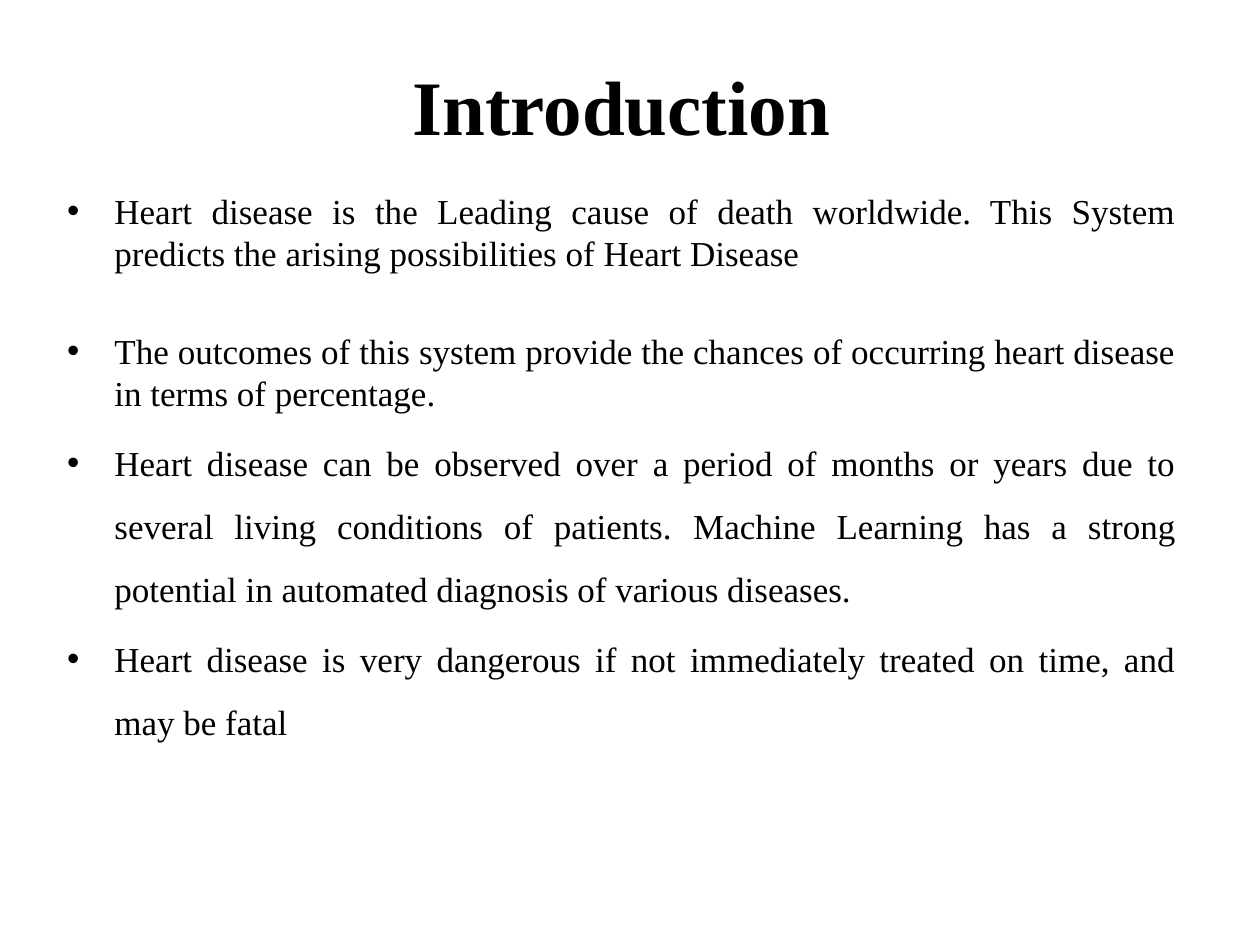
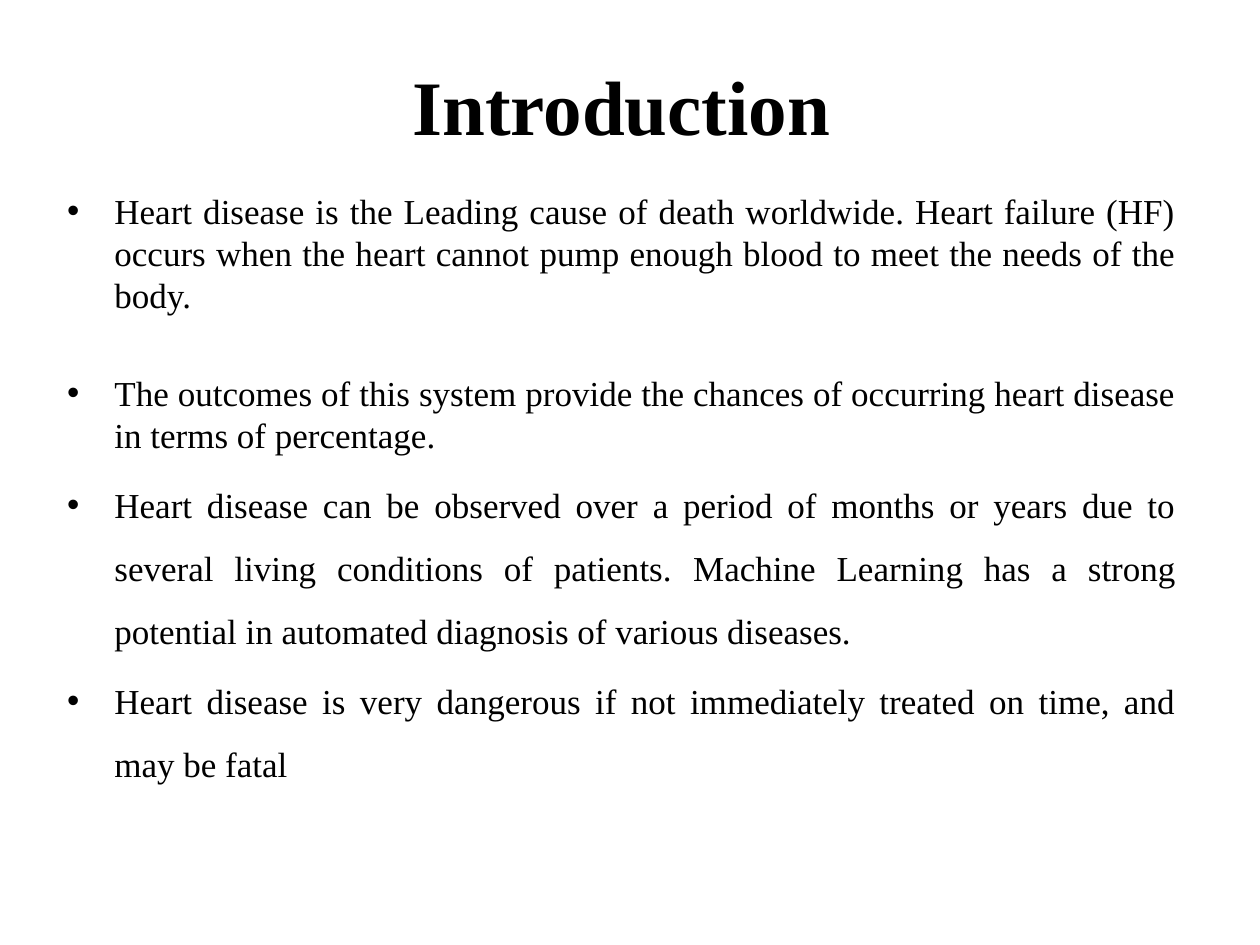
Before and after one commit to sathyapramod/ml-heart-survial, a slide deck: slide 3 of SathyaPramod.pptx. Drawn at 1260x945 pixels with LibreOffice and Linux fonts; fonts in the diff are those of the drawing; background and template pictures are left out. Boxes give left, top, right and bottom in pixels: in the first picture for what was removed or moved away, otherwise in the second. Text is boxed around its words. In the diff, an @@ line names an element or a change of style, - is before the commit and + after.

```diff
--- a/SathyaPramod.pptx
+++ b/SathyaPramod.pptx
@@ text at [114,199,1175,316]: text changed @@
-• Heart disease is the Leading cause of death worldwide. This System predicts the arising possibilities of Heart Disease
+• Heart disease is the Leading cause of death worldwide. Heart failure (HF) occurs when the heart cannot pump enough blood to meet the needs of the body.
```
Also in this commit, not shown: 4 other slides changed, 1 other file.
